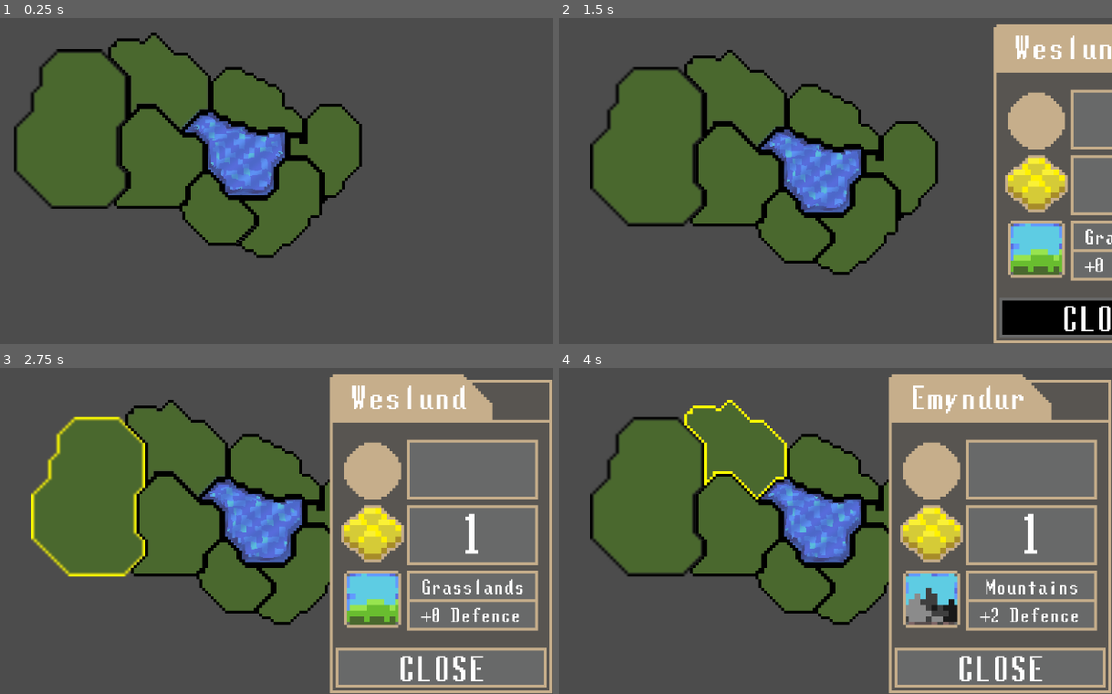
Above: before the commit, frames 1-4 (two rows, left to right).
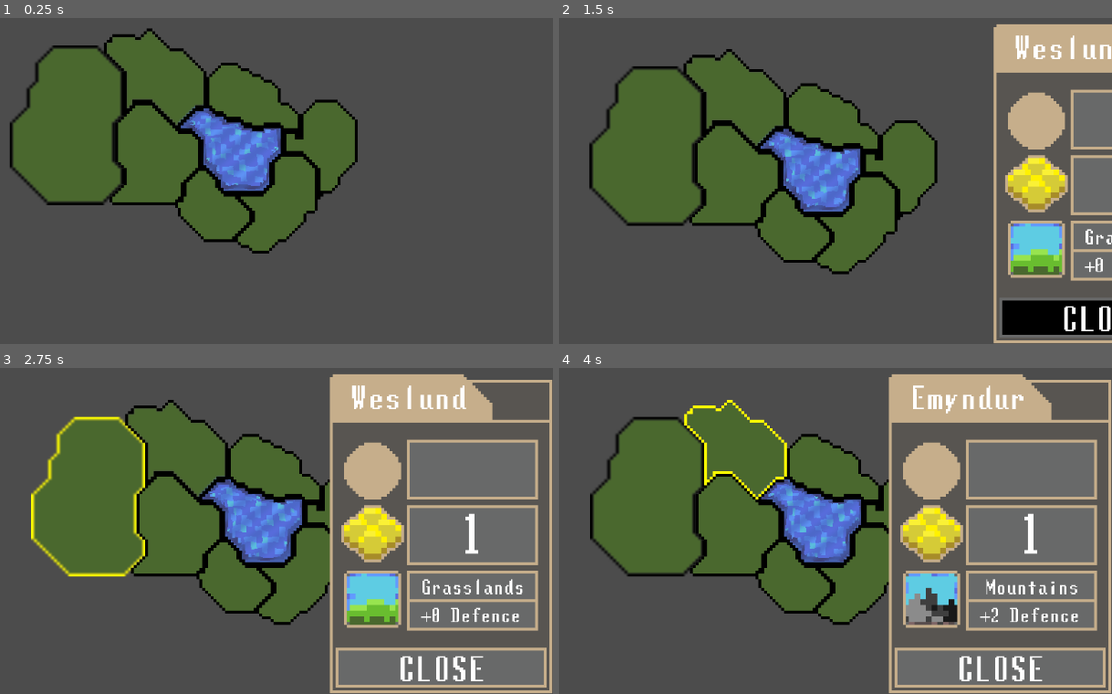
Above: after the commit, the same moments.

Repository: Raelr/StrategyGame
Game: Godot game, scene res://Scenes/World.tscn
Same seed, same stepped clock (60 frames per second), same inputs: the game is played once before the commit and once after it.
Inputs (mouse positions are in pixels of both pictures, inside the frame that each line leads up to):
- Up to frame 1 (0.25 s): no input
- Up to frame 2 (1.5 s): tap Enter at 0.5 s; move the mouse to (636, 135) at 0.52 s; press the mouse at (636, 135) at 0.53 s; move the mouse to (1001, 317) at 1.27 s; release the mouse at (1001, 317) at 1.28 s; click (1001, 317) at 1.35 s
- Up to frame 3 (2.75 s): move the mouse to (88, 495) at 2.02 s; press the mouse at (88, 495) at 2.03 s
- Up to frame 4 (4 s): move the mouse to (735, 524) at 2.77 s; release the mouse at (735, 524) at 2.78 s; click (735, 524) at 2.85 s; tap Space at 3.5 s; move the mouse to (735, 449) at 3.52 s; press the mouse at (735, 449) at 3.53 s

The runs differ from the first frame. In frame 1, 7.8% of the frame differs, in the area x 1-66%, y 3-74%; in frame 2, 2.2%; in frame 3, less than 0.1%; in frame 4, less than 0.1%.

Commit message:
Added an array to each region containing neighbours. Need to add Units

Diff:
--- a/Scenes/World.tscn
+++ b/Scenes/World.tscn
@@ -33,6 +33,7 @@
 [node name="Camera2D" parent="." instance=ExtResource( 25 )]
 position = Vector2( 513.925, 301.608 )
 anchor_mode = 1
+smoothing_enabled = true
 mouse_offset = Vector2( 30, 30 )
 friction = Vector2( 1, 1 )
 zoom_friction = Vector2( 0.05, 0.05 )
@@ -55,6 +56,7 @@
 region_overlay = ExtResource( 4 )
 occupied_color = Color( 0, 0, 0, 0 )
 change_duration = 2.0
+neighbours = [ NodePath("../SouthRegion"), NodePath("../NorthRegion") ]
 region_name = "Weslund"
 wealth = 1
 
@@ -84,6 +86,7 @@
 occupied_color = Color( 0, 0, 0, 0 )
 change_duration = 2.0
 region_type = 1
+neighbours = [ NodePath("../WestRegion"), NodePath("../NorthRegion"), NodePath("../SouthLakeRegion") ]
 region_name = "Ososia"
 wealth = 2
 
@@ -110,6 +113,7 @@
 occupied_color = Color( 0, 0, 0, 0 )
 change_duration = 2.0
 region_type = 2
+neighbours = [ NodePath("../WestRegion"), NodePath("../SouthRegion"), NodePath("../EastRegion") ]
 region_name = "Emyndur"
 wealth = 1
 
@@ -137,6 +141,7 @@
 region_overlay = ExtResource( 14 )
 occupied_color = Color( 0, 0, 0, 0 )
 change_duration = 2.0
+neighbours = [ NodePath("../NorthRegion"), NodePath("../EastLakeRegion") ]
 region_name = "Tuzari"
 wealth = 3
 
@@ -164,6 +169,7 @@
 region_overlay = ExtResource( 16 )
 occupied_color = Color( 0, 0, 0, 0 )
 change_duration = 2.0
+neighbours = [ NodePath("../SouthRegion"), NodePath("../SouthEastLakeRegion") ]
 region_name = "Albus"
 wealth = 2
 
@@ -190,6 +196,7 @@
 occupied_color = Color( 0, 0, 0, 0 )
 change_duration = 2.0
 region_type = 1
+neighbours = [ NodePath("../SouthLakeRegion"), NodePath("../EastLakeRegion") ]
 region_name = "Duvej"
 wealth = 4
 
@@ -215,6 +222,7 @@
 region_overlay = ExtResource( 23 )
 occupied_color = Color( 0, 0, 0, 0 )
 change_duration = 2.0
+neighbours = [ NodePath("../EastRegion"), NodePath("../SouthEastLakeRegion") ]
 region_name = "Pietro"
 wealth = 1
 
--- a/Scripts/Region.gd
+++ b/Scripts/Region.gd
@@ -11,6 +11,7 @@
 export (Color) var occupied_color
 export (float) var change_duration
 export (REGIONTYPE) var region_type
+export (Array) var neighbours
 
 # Region Variables
 export (String) var region_name
--- a/project.godot
+++ b/project.godot
@@ -21,6 +21,7 @@
 
 [display]
 
+window/vsync/vsync_via_compositor=true
 window/stretch/mode="viewport"
 window/stretch/aspect="expand"
 
@@ -42,10 +43,6 @@
  ]
 }
 
-[physics]
-
-common/physics_jitter_fix=0.5
-
 [rendering]
 
 environment/default_environment="res://default_env.tres"
